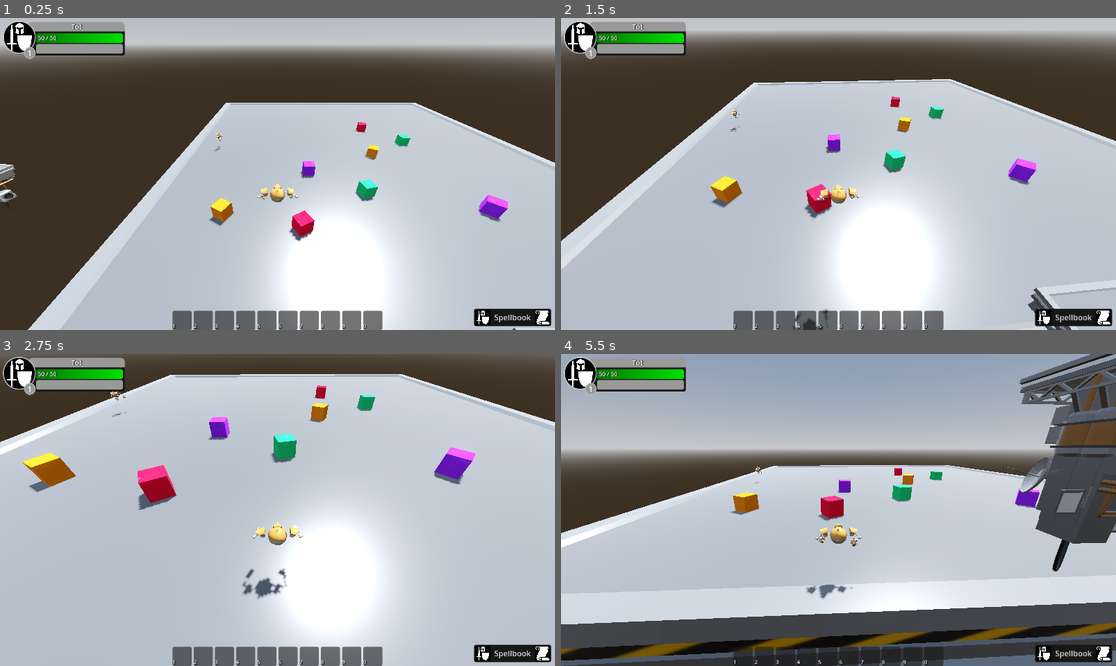
Above: before the commit, frames 1-4 (two rows, left to right).
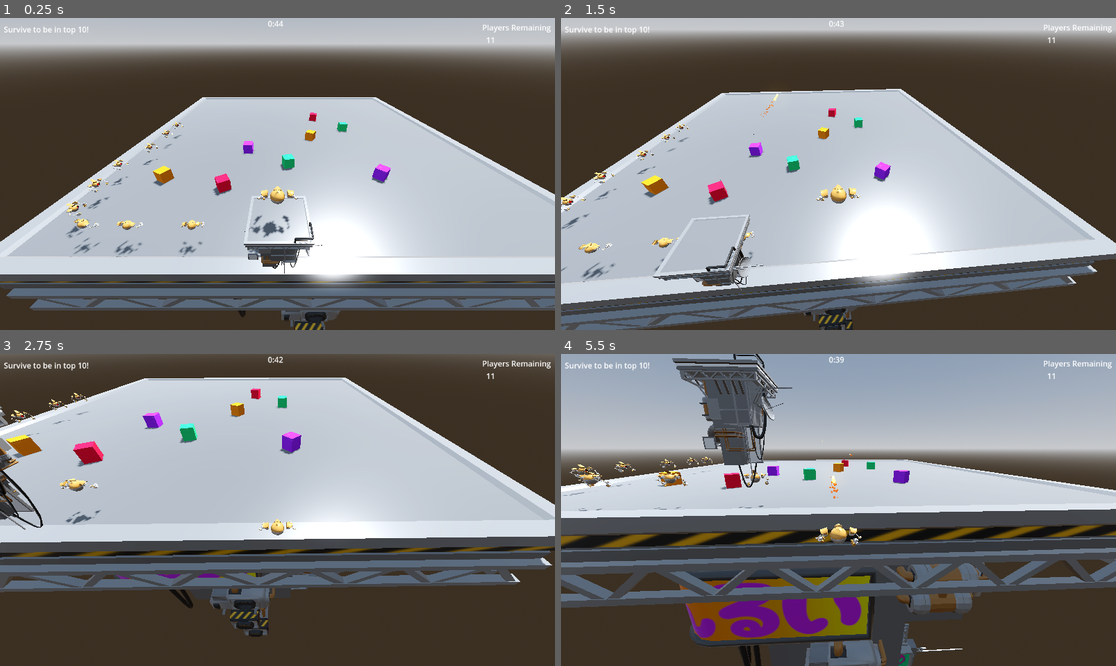
Above: after the commit, the same moments.

Repository: Utilityman/gmtk2024
Game: Godot game, scene res://coliseum.tscn
Two runs of this game, one before a commit and one after it. Both use one fixed random seed, a clock stepped at 60 frames per second and the inputs below.
Inputs (mouse positions are in pixels of both pictures, inside the frame that each line leads up to):
- Up to frame 1 (0.25 s): no input
- Up to frame 2 (1.5 s): move the mouse to (960, 158) at 0.52 s; press the mouse at (960, 158) at 0.53 s; hold D (MOVE_RIGHT) 0.53-1.25 s; tap Space (JUMP) at 0.77 s; release the mouse at (960, 158) at 1.25 s; drag from (727, 189) to (810, 236) at 1.27 s
- Up to frame 3 (2.75 s): move the mouse to (333, 441) at 2.02 s; hold D (MOVE_RIGHT) from 2.03 s (still down); hold Mouse wheel down (CAMERA_ZOOM_UP) from 2.03 s (still down)
- Up to frame 4 (5.5 s): release D (MOVE_RIGHT) at 2.75 s; release Mouse wheel down (CAMERA_ZOOM_UP) at 2.75 s; drag from (810, 572) to (672, 463) at 2.77 s; move the mouse to (1005, 556) at 3.52 s; hold A (MOVE_LEFT) 3.53-4.25 s; tap K (SPELLBOOK_TOGGLE) at 3.6 s; tap Space (JUMP) at 3.77 s; drag from (672, 463) to (755, 432) at 4.27 s; move the mouse to (866, 510) at 5.02 s; hold S (MOVE_BACK) from 5.03 s (still down); hold Mouse wheel up (CAMERA_ZOOM_DOWN) from 5.03 s (still down); click (866, 510) at 5.17 s

The runs differ from the first frame. In frame 1, 36% of the frame differs, in the area x 0-100%, y 0-100%; in frame 2, 38%; in frame 3, 59%; in frame 4, 62%.

Commit message:
starting on the coliseum gameplay loop

Diff:
--- a/coliseum.gd
+++ b/coliseum.gd
@@ -1,14 +1,45 @@
-extends Node3D
+class_name Coliseum extends Node3D
 
+@export var player_cuttoff: int = 1
+@export var arena_time: int = 45
 
 @onready var player: Entity = $Player
-@onready var ui: PlayerUserInterface = $Player/PlayerUI
+@onready var timer: Timer = $Timer
+
+@onready var goal_label: Label = $Control/GoalContainer/GoalLabel
+@onready var player_label: Label = $Control/PlayerCountContainer/PlayerCountLabel
+@onready var timer_label: Label = $Control/Timer
+
+var players_remaining: int
 
 # Called when the node enters the scene tree for the first time.
 func _ready() -> void:
-	player.ui = ui
+	timer.start(arena_time)
+	timer.timeout.connect(_on_timer_timeout)
+	players_remaining = get_tree().get_node_count_in_group("ENTITY")
+	for node: Node in get_tree().get_nodes_in_group("ENTITY"):
+		if node is not Entity:
+			Logger.warn("Found non-player with ENTITY group tag: " + str(node))
+			players_remaining -= 1
+			continue
+		var entity: Entity = node as Entity
+		entity.death.connect(_on_entity_death)
 
+	goal_label.text = "Survive to be in top " + str(player_cuttoff) + "!"
 
 # Called every frame. 'delta' is the elapsed time since the previous frame.
 func _process(delta: float) -> void:
-	pass
+	timer_label.text = "%d:%02d" % [floor($Timer.time_left / 60), int($Timer.time_left) % 60]
+	if timer.time_left < 30.0:
+		timer_label.text = "%10.1f" % timer.time_left
+	player_label.text = "Players Remaining\n  " + str(players_remaining)
+
+
+
+func _on_timer_timeout () -> void:
+	print("OUT OF TIME!")
+
+func _on_entity_death () -> void:
+	players_remaining -= 1
+	if players_remaining <= player_cuttoff:
+		print("END THE GAME!!!")
--- a/coliseum.tscn
+++ b/coliseum.tscn
@@ -1,9 +1,8 @@
-[gd_scene load_steps=29 format=3 uid="uid://b3koyon3b1egm"]
+[gd_scene load_steps=28 format=3 uid="uid://b3koyon3b1egm"]
 
 [ext_resource type="Script" path="res://coliseum.gd" id="1_g1hoj"]
 [ext_resource type="PackedScene" uid="uid://cust65hisogl1" path="res://local_player_entity.tscn" id="3_ffj6k"]
 [ext_resource type="Material" uid="uid://dxlnifhgft6h5" path="res://addons/kenney_prototype_tools/materials/green/material_01.tres" id="5_e3rw1"]
-[ext_resource type="PackedScene" uid="uid://bjs5x7fyns6gt" path="res://interface/player_user_interface.tscn" id="5_pk6h2"]
 [ext_resource type="Script" path="res://rpg/entity/rpg_data.gd" id="5_r372i"]
 [ext_resource type="Script" path="res://rpg/stats/stat_block.gd" id="5_rrubv"]
 [ext_resource type="Material" uid="uid://8ylcw0h1lkhg" path="res://addons/kenney_prototype_tools/materials/orange/material_01.tres" id="6_43kcs"]
@@ -53,6 +52,12 @@
 base_stats = SubResource("Resource_yque7")
 spellbook = SubResource("Resource_gkwfb")
 
+[sub_resource type="BoxShape3D" id="BoxShape3D_mq4yo"]
+size = Vector3(3.82123, 0.460205, 3.92725)
+
+[sub_resource type="BoxShape3D" id="BoxShape3D_5joda"]
+size = Vector3(2.21289, 0.434021, 2.13123)
+
 [sub_resource type="Resource" id="Resource_pf66a"]
 script = ExtResource("5_rrubv")
 hitpoints = 500
@@ -75,14 +80,9 @@
 base_stats = SubResource("Resource_pf66a")
 spellbook = SubResource("Resource_wtn21")
 
-[sub_resource type="BoxShape3D" id="BoxShape3D_mq4yo"]
-size = Vector3(3.82123, 0.460205, 3.92725)
-
-[sub_resource type="BoxShape3D" id="BoxShape3D_5joda"]
-size = Vector3(1.64453, 1, 2.10522)
-
 [node name="Coliseum" type="Node3D"]
 script = ExtResource("1_g1hoj")
+player_cuttoff = 10
 
 [node name="WorldEnvironment" type="WorldEnvironment" parent="."]
 environment = SubResource("Environment_6ugcg")
@@ -91,6 +91,8 @@
 transform = Transform3D(-0.866023, -0.433016, 0.250001, 0, 0.499998, 0.866027, -0.500003, 0.749999, -0.43301, 0, 8, 0)
 shadow_enabled = true
 
+[node name="Timer" type="Timer" parent="."]
+
 [node name="Cubes" type="Node3D" parent="."]
 
 [node name="CSGBox3D" type="CSGBox3D" parent="Cubes"]
@@ -134,17 +136,12 @@
 use_collision = true
 
 [node name="Player" parent="." node_paths=PackedStringArray("camera") instance=ExtResource("3_ffj6k")]
-transform = Transform3D(1, 0, 0, 0, 1, 0, 0, 0, 1, -7.21046, 5.48023, 15.4178)
+transform = Transform3D(1, 0, 0, 0, 1, 0, 0, 0, 1, -1.04581, 5.03796, 19.5556)
+shoot_ability = ExtResource("15_1pnm2")
 data = SubResource("Resource_a6hsx")
 camera = NodePath("ObservableCamera")
 
 [node name="ObservableCamera" parent="Player" instance=ExtResource("12_pbd5v")]
-
-[node name="PlayerUI" parent="Player" instance=ExtResource("5_pk6h2")]
-
-[node name="Entity" parent="." instance=ExtResource("10_gx550")]
-transform = Transform3D(-4.37114e-08, 0, -1, 0, 1, 0, 1, 0, -4.37114e-08, -14, 0, 0)
-data = SubResource("Resource_lcdf1")
 
 [node name="PrimaryPlatform" parent="." instance=ExtResource("16_k0i1g")]
 transform = Transform3D(10, 0, 0, 0, 10, 0, 0, 0, 10, -58.261, -0.24, -0.047)
@@ -162,8 +159,98 @@
 [node name="StaticBody3D" type="StaticBody3D" parent="SpawnPlatform"]
 
 [node name="CollisionShape3D" type="CollisionShape3D" parent="SpawnPlatform/StaticBody3D"]
-transform = Transform3D(1, 0, 0, 0, 1, 0, 0, 0, 1, 0.322266, 0, -0.010376)
+transform = Transform3D(1, 0, 0, 0, 1, 0, 0, 0, 1, 0.0380859, -0.170258, 0.00262451)
 shape = SubResource("BoxShape3D_5joda")
 
 [node name="SpectatorPlatform" parent="." instance=ExtResource("18_hsi7y")]
 transform = Transform3D(0.113515, 0, 0.993536, 0, 1, 0, -0.993536, 0, 0.113515, -19.0924, 5.84739, 15)
+
+[node name="Control" type="Control" parent="."]
+layout_mode = 3
+anchors_preset = 15
+anchor_right = 1.0
+anchor_bottom = 1.0
+grow_horizontal = 2
+grow_vertical = 2
+
+[node name="GoalContainer" type="MarginContainer" parent="Control"]
+layout_mode = 0
+offset_right = 40.0
+offset_bottom = 40.0
+theme_override_constants/margin_left = 8
+theme_override_constants/margin_top = 8
+theme_override_constants/margin_right = 0
+theme_override_constants/margin_bottom = 0
+
+[node name="GoalLabel" type="Label" parent="Control/GoalContainer"]
+layout_mode = 2
+text = "Goal: Survive"
+
+[node name="PlayerCountContainer" type="MarginContainer" parent="Control"]
+layout_mode = 1
+anchors_preset = 1
+anchor_left = 1.0
+anchor_right = 1.0
+offset_left = -61.0
+offset_bottom = 40.0
+grow_horizontal = 0
+theme_override_constants/margin_left = 0
+theme_override_constants/margin_top = 8
+theme_override_constants/margin_right = 8
+theme_override_constants/margin_bottom = 0
+
+[node name="PlayerCountLabel" type="Label" parent="Control/PlayerCountContainer"]
+layout_mode = 2
+text = "Players:"
+
+[node name="Timer" type="Label" parent="Control"]
+layout_mode = 1
+anchors_preset = 5
+anchor_left = 0.5
+anchor_right = 0.5
+offset_left = -20.0
+offset_right = 20.0
+offset_bottom = 23.0
+grow_horizontal = 2
+
+[node name="Node3D" type="Node3D" parent="."]
+
+[node name="Entity" parent="Node3D" instance=ExtResource("10_gx550")]
+transform = Transform3D(-0.572203, 0, -0.820112, 0, 1, 0, 0.820112, 0, -0.572203, -14, 0, 0.747572)
+data = SubResource("Resource_lcdf1")
+
+[node name="Entity2" parent="Node3D" instance=ExtResource("10_gx550")]
+transform = Transform3D(-0.277331, 0, -0.960774, 0, 1, 0, 0.960774, 0, -0.277331, -14, 0, 3.48722)
+data = SubResource("Resource_lcdf1")
+
+[node name="Entity3" parent="Node3D" instance=ExtResource("10_gx550")]
+transform = Transform3D(-0.332869, 0, -0.942973, 0, 1, 0, 0.942973, 0, -0.332869, -14, 0, 6.94699)
+data = SubResource("Resource_lcdf1")
+
+[node name="Entity4" parent="Node3D" instance=ExtResource("10_gx550")]
+transform = Transform3D(-4.37114e-08, 0, -1, 0, 1, 0, 1, 0, -4.37114e-08, -14.8327, 0, 10.2549)
+data = SubResource("Resource_lcdf1")
+
+[node name="Entity5" parent="Node3D" instance=ExtResource("10_gx550")]
+transform = Transform3D(0.387628, 0, -0.921816, 0, 1, 0, 0.921816, 0, 0.387628, -14, 0, 15.5407)
+data = SubResource("Resource_lcdf1")
+
+[node name="Entity6" parent="Node3D" instance=ExtResource("10_gx550")]
+transform = Transform3D(-0.119929, 0, -0.992782, 0, 1, 0, 0.992782, 0, -0.119929, -14.5732, 0, 13.0565)
+data = SubResource("Resource_lcdf1")
+
+[node name="Entity7" parent="Node3D" instance=ExtResource("10_gx550")]
+transform = Transform3D(0.944353, 0, -0.328933, 0, 1, 0, 0.328933, 0, 0.944353, -12.3155, 0, 16.8233)
+data = SubResource("Resource_lcdf1")
+
+[node name="Entity8" parent="Node3D" instance=ExtResource("10_gx550")]
+transform = Transform3D(0.99313, 0, -0.117017, 0, 1, 0, 0.117017, 0, 0.99313, -9.67282, 0, 16.9154)
+data = SubResource("Resource_lcdf1")
+
+[node name="Entity9" parent="Node3D" instance=ExtResource("10_gx550")]
+transform = Transform3D(0.999999, 0, 0.00127399, 0, 1, 0, -0.00127399, 0, 0.999999, -5.9725, 0, 16.9154)
+data = SubResource("Resource_lcdf1")
+
+[node name="Entity10" parent="Node3D" instance=ExtResource("10_gx550")]
+transform = Transform3D(0.995339, 0, 0.0964364, 0, 1, 0, -0.0964364, 0, 0.995339, -1.83195, 0, 16.9154)
+data = SubResource("Resource_lcdf1")
--- a/entity/components/cooldown_component.gd
+++ b/entity/components/cooldown_component.gd
@@ -18,12 +18,10 @@
 @onready var cooldown_spawner: MultiplayerSpawner = $CooldownSpawner
 
 func _ready() -> void:
-	Logger.info("Setting up the cooldown spawner!")
 	cooldown_spawner.spawned.connect(_on_cooldown_spawn)
 	cooldown_spawner.despawned.connect(_on_cooldown_despawn)
 
 func _on_cooldown_spawn (cooldown: EntityCooldown) -> void:
-	Logger.info("Cooldown!")
 	if ability_cooldowns.has(cooldown.id): _on_cooldown_expired(cooldown.id)
 	ability_cooldowns[cooldown.id] = cooldown
 	cooldown.expired.connect(_on_cooldown_expired)
--- a/entity/components/inventory/inventory_component.gd
+++ b/entity/components/inventory/inventory_component.gd
@@ -15,7 +15,7 @@
 
 # Called when the node enters the scene tree for the first time.
 func _ready() -> void:
-	print(bags)
+	pass
 
 func load (data: HeroData) -> void:
 	if data.bag0: setup_bag(bags[0], data.bag0, data.bag0Items)
--- a/entity/entity.gd
+++ b/entity/entity.gd
@@ -2,6 +2,7 @@
 
 # TODO: how will it work injecting a model with animations (and physics?) onto this?
 # 		I'm thinking that if I wanted to add an entity with a model that's not this person, I'm not sure how I can/would do that
+signal death
 signal on_target_changed
 
 # @deprecated - I don't want to use this resource for anything besides loading the character in.
--- a/entity/model/robot_model.tscn
+++ b/entity/model/robot_model.tscn
@@ -11,6 +11,7 @@
 bones/1/position = Vector3(-3.43777e-06, 0.00378199, 5.03862e-05)
 bones/1/rotation = Quaternion(-0.0081504, -2.92539e-08, -1.65241e-09, 0.999967)
 bones/1/scale = Vector3(1.00048, 1.00048, 1.00048)
+bones/2/scale = Vector3(1.00048, 1.00048, 1.00048)
 bones/3/rotation = Quaternion(-0.475713, 0.181504, 0.100947, 0.85473)
 bones/4/rotation = Quaternion(-0.381815, -0.061882, -0.536106, 0.750319)
 bones/5/scale = Vector3(1, 1, 1)
@@ -23,6 +24,6 @@
 bones/13/scale = Vector3(5.00048, 1.00048, 1.00048)
 
 [node name="LeftHand" type="BoneAttachment3D" parent="RootNode/CharacterArmature/Skeleton3D" index="2"]
-transform = Transform3D(-0.251897, -0.238242, 0.938482, -0.410214, -0.852133, -0.326427, 0.877059, -0.466981, 0.116863, 0.0053244, -0.0022547, 0.00287951)
+transform = Transform3D(-0.252017, -0.238355, 0.938928, -0.410409, -0.852538, -0.326582, 0.877476, -0.467202, 0.116918, 0.00532544, -0.00225577, 0.00287839)
 bone_name = "Hand.L"
 bone_idx = 5
--- a/implementation/ability/shots/basic_shot.tres
+++ b/implementation/ability/shots/basic_shot.tres
@@ -27,7 +27,7 @@
 use_source_direction = true
 start_from_source = true
 follow_style = "follow_direction"
-speed = 5.0
+speed = 15.0
 acceleration = 1.0
 life_time = 15.0
 hit_style = "only_target"
--- a/local_player_entity.tscn
+++ b/local_player_entity.tscn
@@ -5,6 +5,7 @@
 
 [node name="LocalPlayerEntity" instance=ExtResource("1_7vf46")]
 script = ExtResource("2_6n611")
+shoot_ability = null
 
 [node name="ProjectileSource" parent="." index="2"]
 transform = Transform3D(1, 0, 0, 0, 1, 0, 0, 0, 1, 0, 0.941231, -0.166698)
